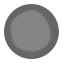
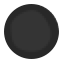
Layer changes from the first 64px x 64px image to the second:
pixels changed over [4, 4, 59, 59] (layer not identified)
